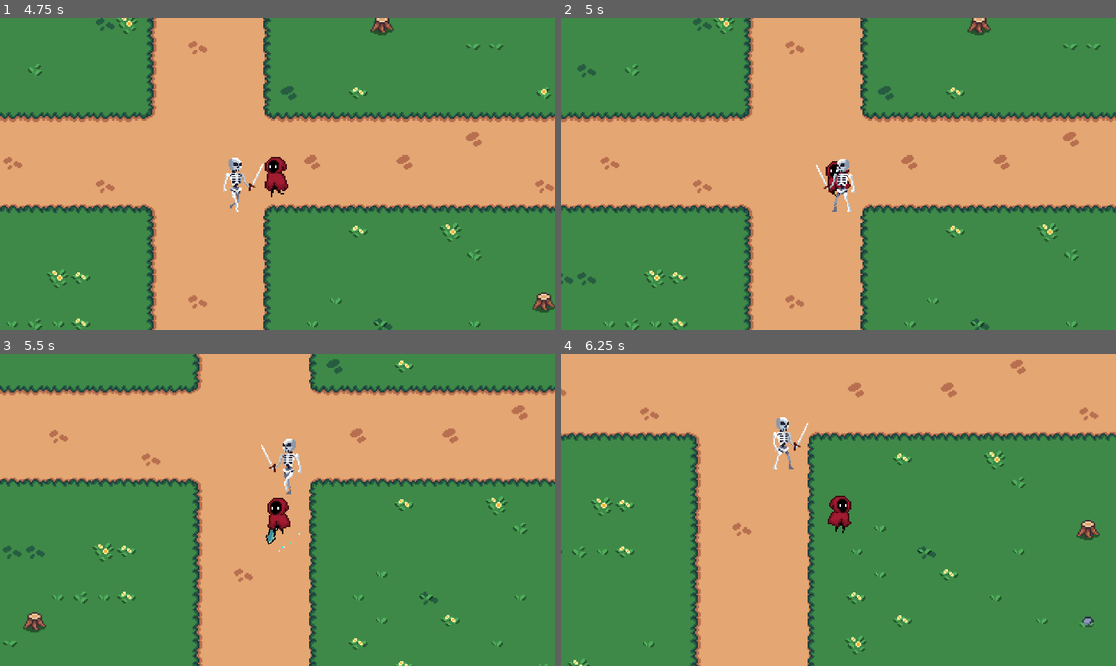
Above: before the commit, frames 1-4 (two rows, left to right).
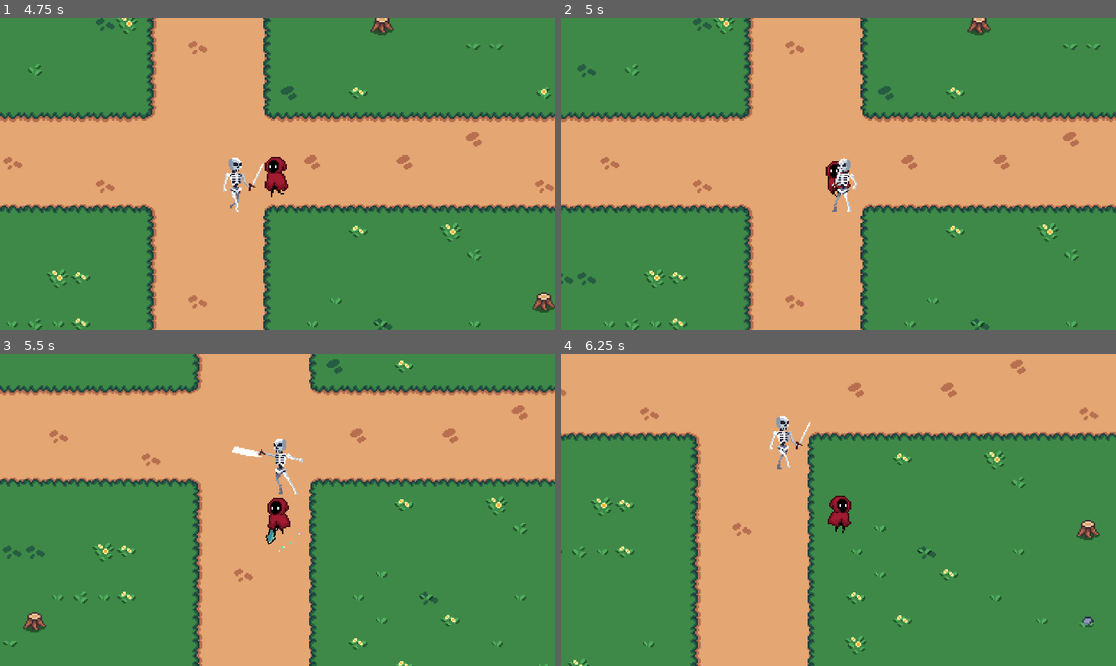
Above: after the commit, the same moments.

Repository: Jerga99/godot-2d-game-course
Game: Godot game, scene res://scenes/play_scene.tscn
Two runs of this game, one before a commit and one after it. Both use one fixed random seed, a clock stepped at 60 frames per second and the inputs below.
Inputs (mouse positions are in pixels of both pictures, inside the frame that each line leads up to):
- Up to frame 1 (4.75 s): move the mouse to (399, 158) at 0.52 s; hold D (right) 0.53-1.28 s; tap one key every 0.75 s from 0.6 s: 1 (ability_1) 2 (ability_2) 3 (ability_3) 1 (ability_1) 2 (ability_2) 3 (ability_3); move the mouse to (166, 189) at 1.27 s; hold S (down) 1.28-2.03 s; move the mouse to (333, 105) at 2.02 s; hold D (right) 2.03-2.78 s; move the mouse to (249, 236) at 2.77 s; hold W (up) 2.78-3.53 s; move the mouse to (444, 220) at 3.52 s; hold A (left) from 3.53 s (still down); move the mouse to (111, 127) at 4.27 s
- Up to frame 2 (5 s): keep holding A (left)
- Up to frame 3 (5.5 s): move the mouse to (305, 510) at 5.02 s; release A (left) at 5.03 s; hold S (down) from 5.03 s (still down); tap 1 (ability_1) at 5.1 s
- Up to frame 4 (6.25 s): move the mouse to (755, 432) at 5.77 s; release S (down) at 5.78 s; hold D (right) from 5.78 s (still down); tap 2 (ability_2) at 5.85 s

Frame 1 is identical in both runs. In frame 2, 0.2% of the frame differs, in the area x 45-54%, y 44-61%; in frame 3, 0.7%, in the area x 41-55%, y 27-45%; in frame 4, 0.4%.

Commit message:
Handle high prio animations

Diff:
--- a/scripts/ability/core/ability_controller.gd
+++ b/scripts/ability/core/ability_controller.gd
@@ -30,7 +30,7 @@
 		return
 
 	if cooldowns.get(ability, 0.0) > 0.0:
-		print(ability.name + " is on cooldown!")
+		#print(ability.name + " is on cooldown!")
 		return
 
 	ability.activate(entity)
--- a/scripts/entity/entity.gd
+++ b/scripts/entity/entity.gd
@@ -1,10 +1,26 @@
 class_name Entity
 extends Node2D
+
+var current_anim: AnimationWrapper
 
 @onready var animated_sprite: AnimatedSprite2D = $AnimatedSprite2D
 
 func _ready():
-	pass
+	animated_sprite.animation_finished.connect(on_animation_finished)
+
+func _exit_tree():
+	animated_sprite.animation_finished.disconnect(on_animation_finished)
 
 func play_animation(anim: AnimationWrapper):
+	if animated_sprite.animation == anim.name: return
+
+	if (
+		current_anim != null and current_anim.is_high_priority
+		and not anim.is_high_priority
+	): return
+
+	current_anim = anim
 	animated_sprite.play(anim.name)
+
+func on_animation_finished():
+	current_anim = null
